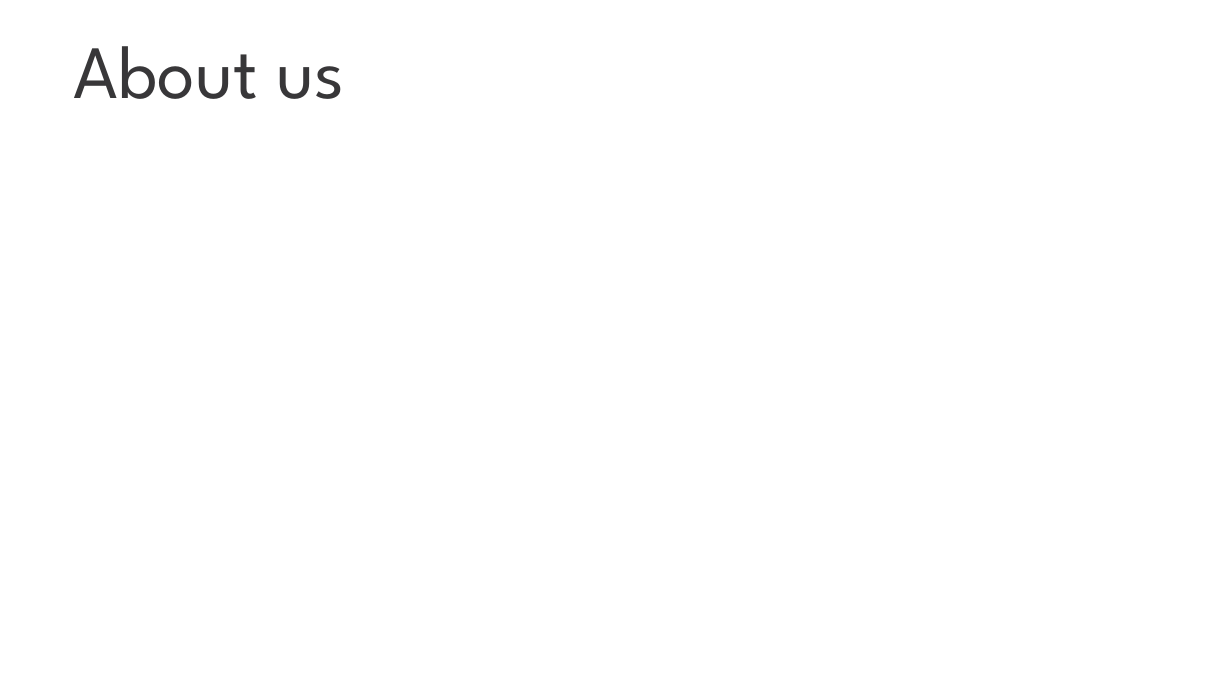
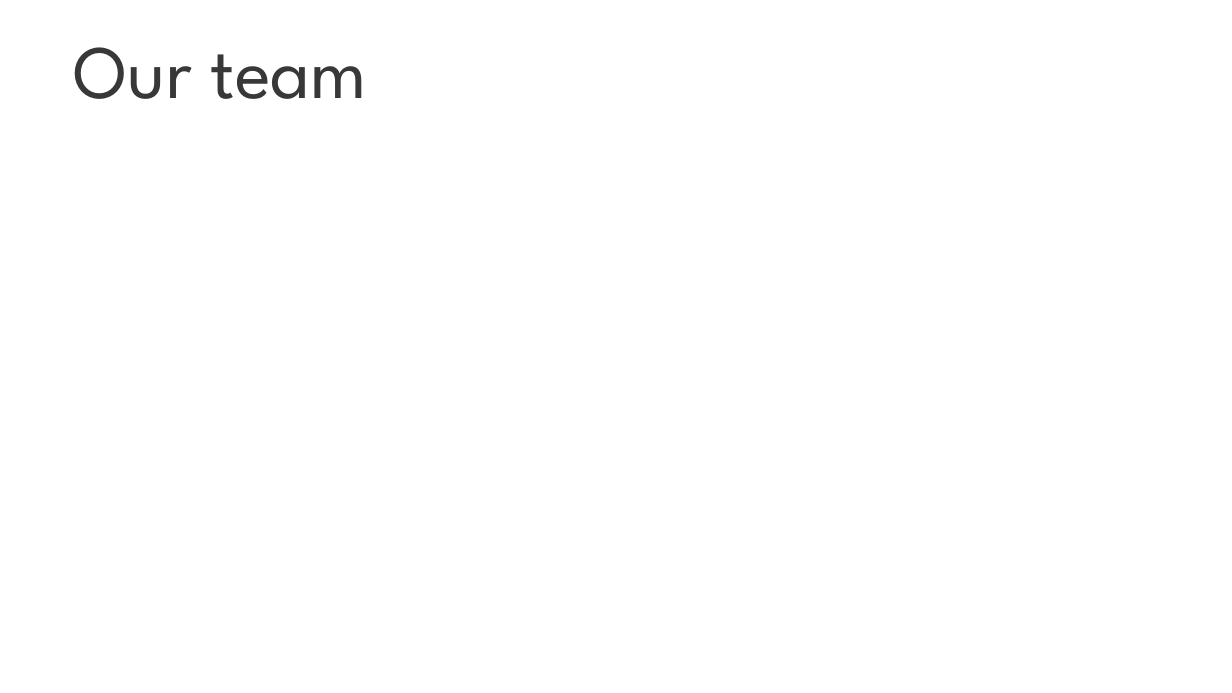
Before and after one commit to nam-tran-niteco/Wordpress-Demo, a slide deck: slide 2 of Wordpress Migration.pptx. Drawn at 1232x693 pixels with LibreOffice and Linux fonts; fonts in the diff are those of the drawing; background and template pictures are left out. Boxes give left, top, right and bottom in pixels: in the first picture for what was removed or moved away, otherwise in the second. Text is boxed around its words. In the diff, an @@ line names an element or a change of style, - is before the commit and + after.

```diff
--- a/Wordpress Migration.pptx
+++ b/Wordpress Migration.pptx
@@ title at bbox=[74, 47, 368, 99]: text changed @@
-About us
+Our team
```
Also in this commit, not shown: 6 other slides changed, 5 slides added, 41 slides removed.
